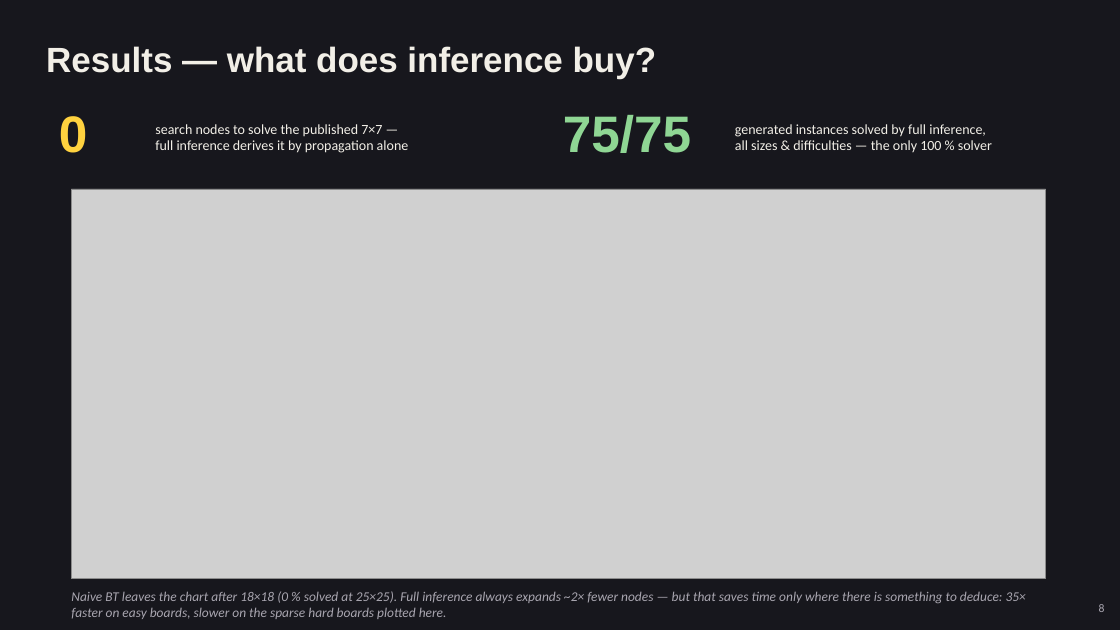
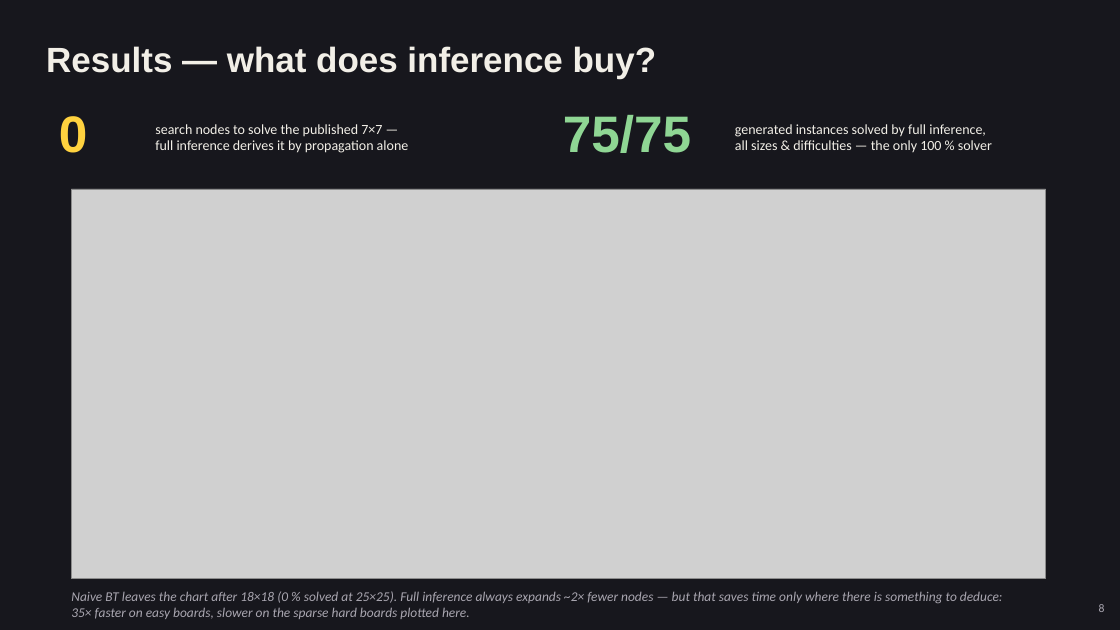
Before and after one commit to AnnieBaghumyan/LightUp, a slide deck: slide 8 of docs/presentation.pptx. Drawn at 1120x630 pixels with LibreOffice and Linux fonts; fonts in the diff are those of the drawing; grey boxes stand for pictures. Boxes give left, top, right and bottom in pixels: in the first picture for what was removed or moved away, otherwise in the second. Text is boxed around its words. In the diff, an @@ line names an element or a change of style, - is before the commit and + after.

```diff
--- a/docs/presentation.pptx
+++ b/docs/presentation.pptx
@@ text at [71, 591, 1003, 619]: text changed @@
-Naive BT leaves the chart after 18×18 (0 % solved at 25×25). Full inference always expands ~2× fewer nodes — but that saves time only where there is something to deduce: 35× faster on easy boards, slower on the sparse hard boards plotted here.
+Naive BT leaves the chart after 18×18 (0 % solved at 25×25). Full inference always expands ~2× fewer nodes — but that saves time only where there is something to deduce:
+35× faster on easy boards, slower on the sparse hard boards plotted here.
```
Also in this commit, not shown: 3 other slides changed, 2 other files.
